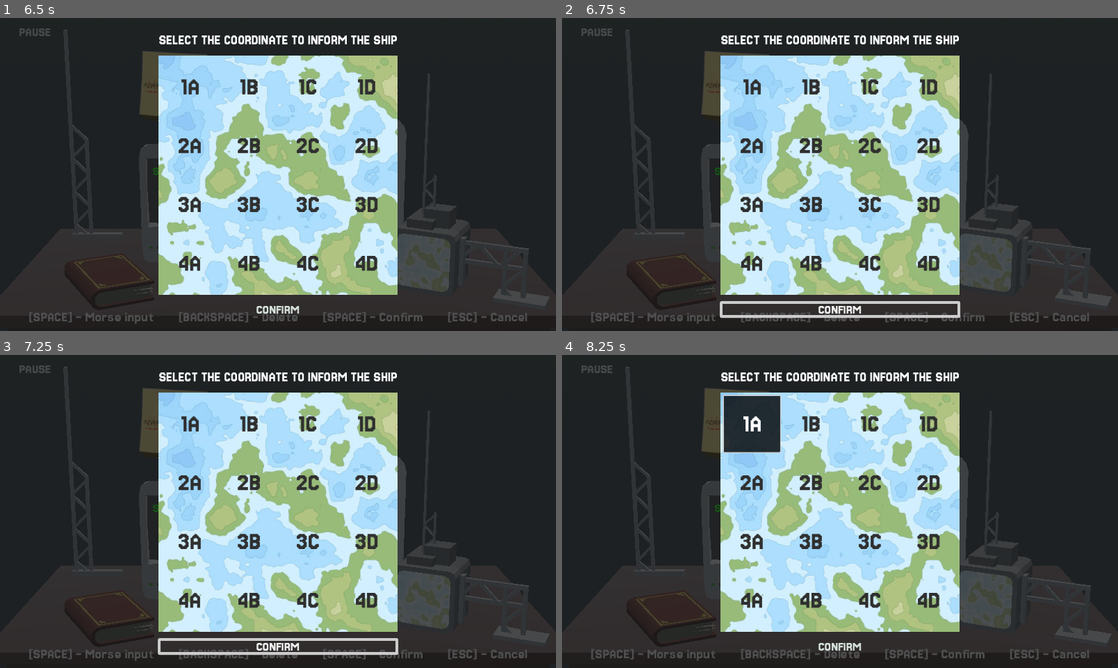
Above: before the commit, frames 1-4 (two rows, left to right).
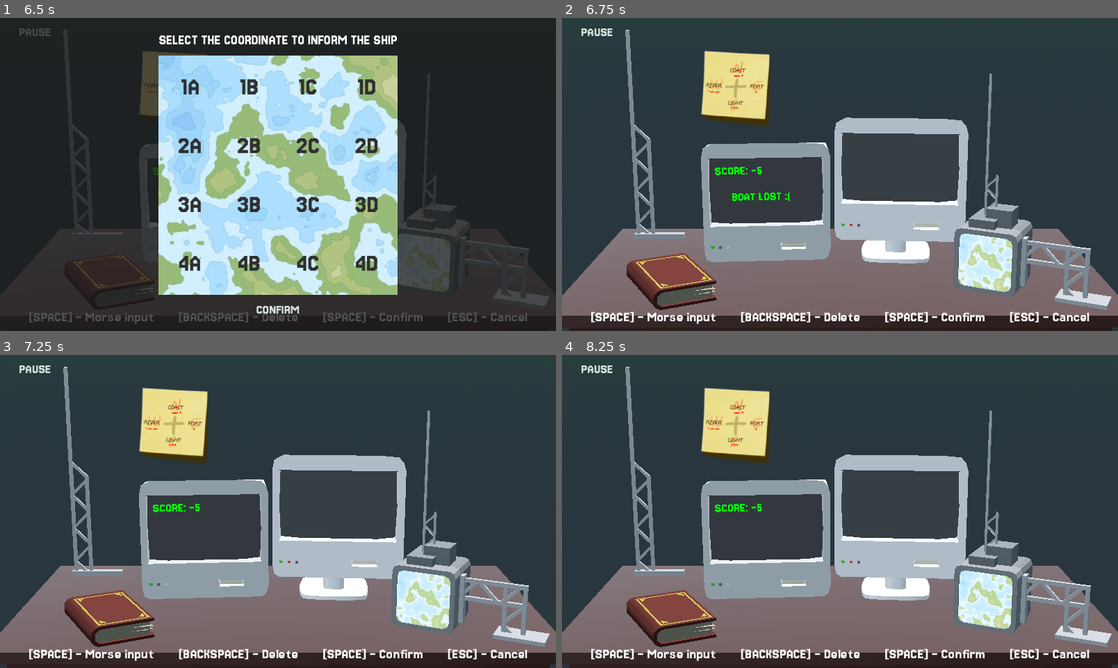
Above: after the commit, the same moments.

Repository: LucasFASouza/loophole
Game: Godot game, scene res://core/main_menu.tscn
The game is run twice, just before and just after one commit, with the same random seed, the same clock (stepped at 60 frames per second) and the same inputs.
Inputs (mouse positions are in pixels of both pictures, inside the frame that each line leads up to):
- Up to frame 1 (6.5 s): click "START" at 0.5 s; click "PAUSE" at 1.25 s; click "BACK" at 2 s; tap Enter (morse_confirm) at 2.75, 2.85, 3.5, 4.25, 5, 5.1, 5.75 s; move the mouse to (400, 158) at 2.77 s; click (400, 158) at 2.92 s; move the mouse to (166, 190) at 3.52 s; tap Backspace (morse_delete) at 3.6, 5.85 s; click (166, 190) at 3.67 s; move the mouse to (333, 105) at 4.27 s; tap Space (morse_input) at 4.35 s; click (333, 105) at 4.42 s; move the mouse to (250, 237) at 5.02 s; click (250, 237) at 5.17 s; move the mouse to (444, 221) at 5.77 s; click (444, 221) at 5.92 s
- Up to frame 2 (6.75 s): click "CONFIRM" at 6.5 s
- Up to frame 3 (7.25 s): no input
- Up to frame 4 (8.25 s): click (840, 646) at 7.25 s, where only the run before the commit has a clickable "CONFIRM"; click (751, 423) at 8 s, where only the run before the commit has a clickable "1A"

Frame 1 is identical in both runs. In frame 2, 95% of the frame differs, in the area x 0-100%, y 0-100%; in frame 3, 95%; in frame 4, 94%.

Commit message:
set gps to invisible after confiming coordinate

Diff:
--- a/core/main_game.gd
+++ b/core/main_game.gd
@@ -103,6 +103,5 @@
 	get_tree().paused = false
 
 
-
 func _on_gps_selected(coordinate: String) -> void:
 	print("Selected coordinate: ", coordinate)
--- a/desk_itens/gps.gd
+++ b/desk_itens/gps.gd
@@ -33,3 +33,4 @@
 
 func _on_confirm_pressed() -> void:
 	gps_selected.emit(selected_button)
+	$ItemInfo.visible = false
